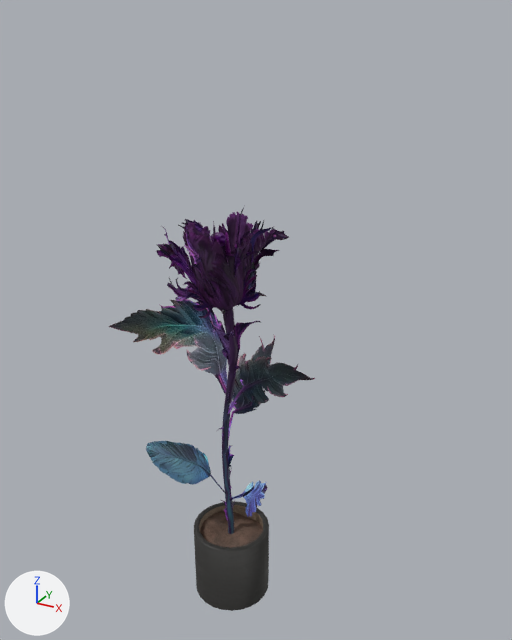
The glTF model src/models/4.glb, before and after one commit.
Before and after are seen from a 50 mm lens placed at (0.456, -0.75, 0.745), pointed at (0.028, 0.029, 0.356). Lighting does not change. The marker at lower left points along +X, +Y and +Z.

Script lines for the objects in view, before the commit:
```python
me_00_gorshok = bpy.data.meshes.new('00_gorshok')
me_00_gorshok.from_pydata(...)  # 156 vertices, 254 faces; spans x -0.058..0.058, y -0.058..0.058, z 0.0004..0.1172
me_00_gorshok.materials.append(mat_00_gorshok)
me_06_uverennyy = bpy.data.meshes.new('06_uverennyy')
me_06_uverennyy.from_pydata(...)  # 1568 vertices, 2389 faces; spans x -0.19..0.161, y -0.068..0.168, z 0.0..0.508
me_06_uverennyy.materials.append(mat_06_uverennyy)
ob_00_gorshok = bpy.data.objects.new('00_gorshok', me_00_gorshok)
ob_00_gorshok.location = (0.0, 0.0, -0.1)
ob_06_uverennyy = bpy.data.objects.new('06_uverennyy', me_06_uverennyy)
ob_06_uverennyy.location = (0.0, 0.0, 0.0)
```
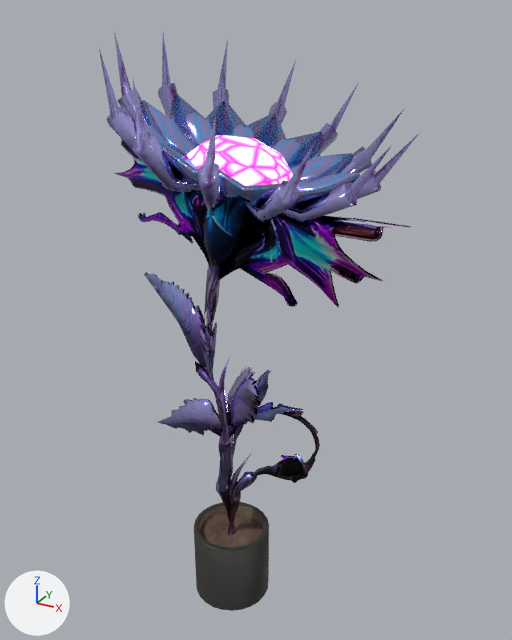
Boxes [x1, y1, x2, y2] around the edits, measured in the pictures (512 x 640 px):
'04_cyberpank', added: after [99, 31, 418, 535]
'06_uverennyy', deleted: before [109, 205, 315, 534]

The change, as a list of edits to the scene's bpy script:
```text
Add img_04_cyberpank_emissive:
    img_04_cyberpank_emissive = load_image('04_cyberpank_Emissive', '_unpacked/04_cyberpank_Emissive', 2048, 2048, 'sRGB')
Add img_04_cyberpank_normal:
    img_04_cyberpank_normal = load_image('04_cyberpank_Normal', '_unpacked/04_cyberpank_Normal', 1024, 1024, 'Non-Color')
Add img_04_cyberpank_diffuse_004_04_cyberpan_alpha_jpg:
    img_04_cyberpank_diffuse_004_04_cyberpan_alpha_jpg = load_image('04_cyberpank_Diffuse_004-04_cyberpan_Alpha.jpg', '_unpacked/04_cyberpank_Diffuse_004-04_cyberpan_Alpha.jpg', 1024, 1024, 'sRGB')
Add img_04_cyberpank_metalness_04_cyberpank_roughness:
    img_04_cyberpank_metalness_04_cyberpank_roughness = load_image('04_cyberpank_Metalness-04_cyberpank_Roughness', '_unpacked/04_cyberpank_Metalness-04_cyberpank_Roughness', 2048, 2048, 'Non-Color')
Add mat_04_cyberpank:
    mat_04_cyberpank = bpy.data.materials.new('04_cyberpank')
    # uses the picture img_04_cyberpank_diffuse_004_04_cyberpan_alpha_jpg
    # uses the picture img_04_cyberpank_emissive
    # uses the picture img_04_cyberpank_metalness_04_cyberpank_roughness
    # uses the picture img_04_cyberpank_normal
Add me_04_cyberpank:
    me_04_cyberpank.from_pydata(...)  # 1362 vertices, 2430 faces; spans x -0.218..0.243, y -0.181..0.178, z 0.0..0.723
    me_04_cyberpank.materials.append(mat_04_cyberpank)
Remove ob_06_uverennyy:
    ob_06_uverennyy = bpy.data.objects.new('06_uverennyy', me_06_uverennyy)
    ob_06_uverennyy.location = (0.0, 0.0, 0.0)
Add ob_04_cyberpank:
    ob_04_cyberpank = bpy.data.objects.new('04_cyberpank', me_04_cyberpank)
    ob_04_cyberpank.location = (0.0, 0.0, 0.0)
```
